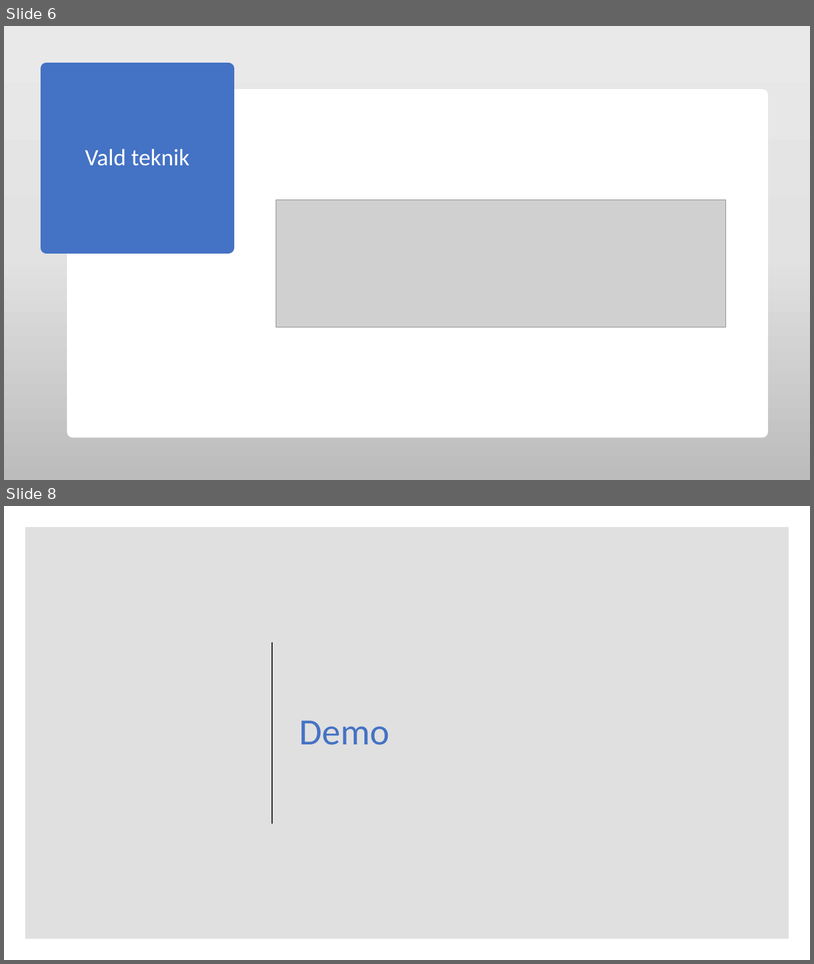
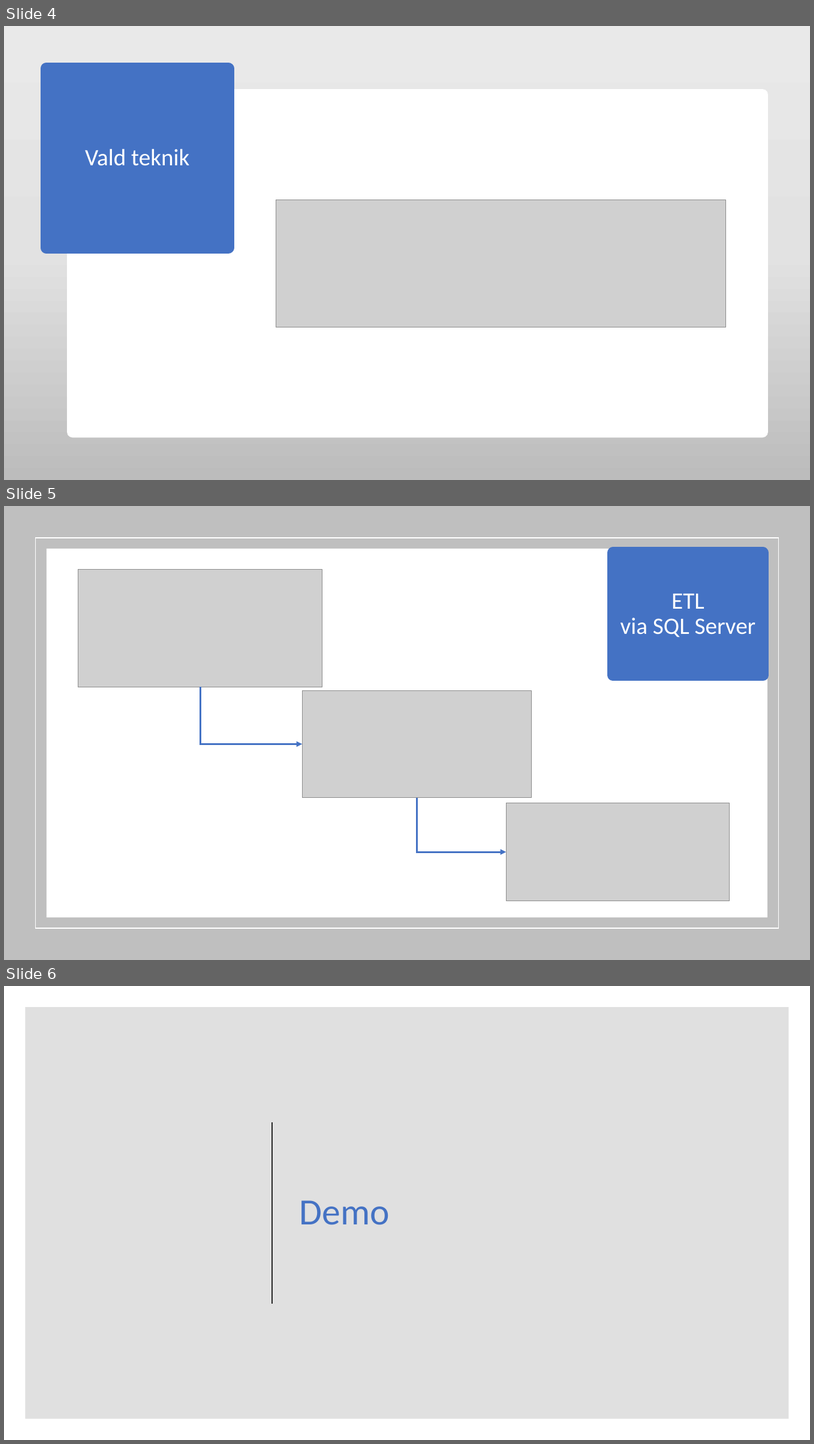
Before and after one commit to sobo1801/UnicornCo, a slide deck: Unicorn Co.pptx. Shown one above the other, each under a label of ours: slides 6 and 8 before the commit, slides 4, 5 and 6 after it; the slides between them are not shown. The pictures are 814x964 and 814x1444 pixels, drawn with LibreOffice and Linux fonts; fonts in the diff are those of the drawing; grey boxes stand for pictures. Boxes give left, top, right and bottom in pixels: in the first picture for what was removed or moved away, otherwise in the second. Text is boxed around its words. In the diff, an @@ line names an element or a change of style, - is before the commit and + after.

```diff
--- a/Unicorn Co.pptx
+++ b/Unicorn Co.pptx
@@ slide 5 added at bbox=[4, 506, 810, 960], background #FFFFFF @@
@@ rectangle added at bbox=[4, 506, 810, 960], fill #808080 at 50% opacity @@
@@ rectangle added at bbox=[35, 538, 779, 928], outline #FFFFFF 1 pt @@
@@ rectangle added at bbox=[47, 549, 768, 917], fill #FFFFFF @@
@@ rectangle added at bbox=[613, 553, 764, 675], fill #4472C4, outline #4472C4 13.75 pt, 28 pt, text #FFFFFF @@
+ETL
+via SQL Server
@@ picture added at bbox=[78, 570, 323, 687] @@
@@ elbow arrow added from (201, 687) to (302, 744), #4472C4 2.25 pt @@
@@ picture added at bbox=[302, 691, 531, 798] @@
@@ elbow arrow added from (417, 798) to (507, 852), #4472C4 2.25 pt @@
@@ picture added at bbox=[507, 802, 730, 901] @@
@@ what was slide 6 is now slide 4 @@
@@ what was slide 8 is now slide 6 @@
```
Also in this commit, not shown: 2 slides changed, 1 slide removed, 1 other file.
